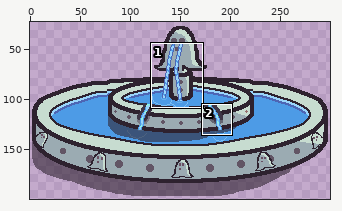
Pixel-art file, stored at Art/fountain.ase. The picture above shows the old version from afar; the outline marks the close-up.
Close-up. The starting point:
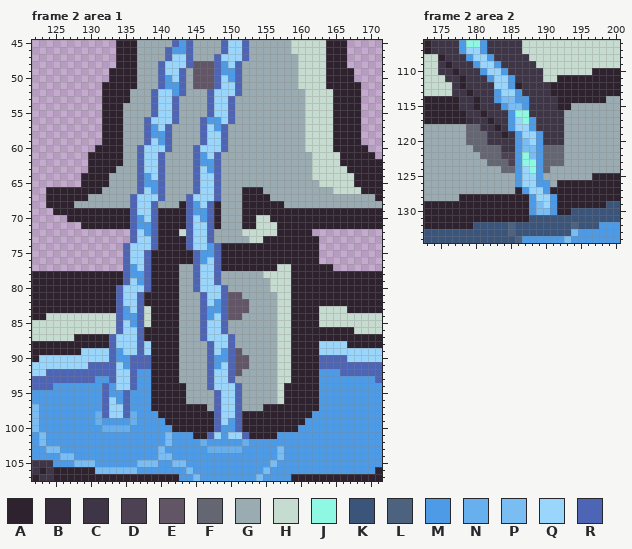
300x200 pixels, 2 frames. Shown: frame 2 area 1: x 122..171, y 45..107; frame 2 area 2: x 173..200, y 106..134. The wide view leaves out empty margins. The commit also changed other frames or places, which this record leaves out.
Visible layers, top first: "TopWater", "TopLayer", "MiddleRipples" opacity 59%, "OverflowTrickles", "OverflowShadow" opacity 59%, "MiddleLayer", "BottomShadow" opacity 59%, "BottomRipples", "BottomLayer", "Shadow" opacity 59%.
Palette (. is transparent): A #2e222f  B #372d3d  C #3e3546  D #4d4253  E #625565  F #646672  G #9babb2  H #c7dcd0  J #8ff8e2  K #3b547a  L #4d627f  M #4d9be6  N #67afed  P #7abdf2  Q #9ad5fb  R #4d65b4
Pixels before, frame 2 area 1 (only the part around the change), first column x 122:
 45 ............AAAGGGGGRMRGGGGRQQRGGGGGGHHHHHAAA.....
 46 ............AAAGGGGRMMRGGGGRQQRGGGGGGHHHHHAAA.....
 47 ............AAAGGGGRQQRGGGRQQQRGGGGGGGHHHHAAA.....
 48 ............AAAGGGRQQQREEERMQRGGGGGGGGHHHHAAA.....
 49 ...........AAAAGGGRQQRGEEERMMRGGGGGGGGHHHHAAAA....
 50 ...........AAAAGGGRMQRGEEERQMRGGGGGGGGHHHHAAAA....
 51 ..........AAAAAGGGRMMRGEEERQQRGGGGGGGGHHHHAAAAA...
 52 ..........AAAAGGGRQQMRGGGRQQQRGGGGGGGGGHHHHAAAA...
 53 ..........AAAAGGGRQQRGGGGRQQRGGGGGGGGGGHHHHAAAA...
 54 ..........AAAGGGGRQQRGGGGRQQRGGGGGGGGGGHHHHAAAA...
 55 ..........AAAGGGGRQQRGGGGRQQRGGGGGGGGGGHHHHAAAA...
 56 ..........AAAGGGRQQQRGGGRMMQRGGGGGGGGGGHHHHAAAA...
 57 ..........AAAGGGRMQRGGGGRQMRGGGGGGGGGGGHHHHAAAA...
 58 ..........AAAGGGRMMRGGGGRQQRGGGGGGGGGGGHHHHAAAA...
 59 ..........AAAGGGRQMRGGGGRQQRGGGGGGGGGGGHHHHAAAA...
 60 .........AAAAGGRQQQRGGGRQQQRGGGGGGGGGGGHHHHAAAAA..
 61 ........AAAAAGGRQQRGGGGRMQRGGGGGGGGGGGGGHHHHAAAAA.
 62 ........AAAAAGGRQQRGGGGRMMRGGGGGGGGGGGGGHHHHAAAAAA
 63 ........AAAAGGGRQQRGGGGRQMRGGGGGGGGGGGGGHHHHHAAAAA
 64 .......AAAAGGGGRMQRGGGGRQQRGGGGGGGGGGGGGHHHHHHAAAA
 65 .......AAAAGGGGRMMRGGGGRQQRGGGGGGGGGGGGGGHHHHHAAAA
 66 ..AAAAAAAAGGGGGRQMRGGGGRQQRGGGAAAGGGGGGGGGGHHHHAAA
 67 ..AAAAAAGGGGGGRQQQRGGGRQQQRGGGAAAAGGGGGGGGGGGGGGGA
 68 ..AAAAGGGGGGGGRQQRGGGARMQRAGGGAAAAAAGGGGGGGGGGGGGG
 69 ...AAAAAAAAAAARQQRAAAARMMRAGGGAAAAAAAAAAAAAAAAAAAA
 70 .....AAAAAAAAARMQRAAAARQMRAGGGAAHHAAAAAAAAAAAAAAAA
 71 .......AAAAAAARMMRAAAARQQRAGGGAAHHHAAAAAAAAAAAAAAA
 72 ..............RQMRAAAHRQQRGGGGHHHHHAAAAA..........
 73 ..............RQQRAAAARQQRGGGGGHHAAAAAAAA.........
 74 .............RQQQRAAAARQQMRAAAAAAAAAAAAAA.........
 75 .............RQQRAAAAAARMMRAAAAAAAAAAAAAA.........
 76 .............RQQRAAAAAARMQRAAAAAAAAAAAAAA.........
 77 .............RMQRAAAAGGRQQRAAAAAAAAHHAAAAAA.......
 78 AAAAAAAAAAAAARMMRAAAAGGRQQRGGGGGGHHHHAAAAAAAAAAAAA
 79 AAAAAAAAAAAAARQMRAAAAGGRQQRGGGGGGGHHHAAAAAAAAAAAAA
 80 AAAAAAAAAAAARQQQRAAAAGGRQQQRGGGGGGHHHAAAAAAAAAAAAA
 81 AAAAAAAAAAAARQQRAAAAAGGGRQQREEGGGGGHHAAAAAAAAAAAAA
 82 AAAAAAAAAAAARQQRAAAAAGGGRQMREEEGGGGHHAAAAAAAAAAAAA
 83 AAAAAAAAAAAARMQRHAAAAGGGRMMREEEGGGGHHAAAAHHHHAAAAA
 84 AAHHHHHHHHHHRMMRHAAAAGGGRMQREEGGGGGHHAAAAHHHHHHHHH
 85 HHHHHHHHHHHHRQMRHAAAAGGGRQQRGGGGGGGHHAAAAHHHHHHHHH
 86 HHHHHHHHHHHHRQQRAAAAAGGGRQQRGGGGGGGHHAAAAAAAAAHHHH
 87 HHHHHHAAAAARQQQRAAAAAGGGRQQQRGGGGGGHHAAAAAAAAAAAAA
 88 AAAAAAAAAAARQQQRQAAAAGGGGRQQRGGGGGGHHAAAAQQQQAAAAA
 89 AAAAAAAQQQQRMQQRQAAAAGGGGRQMREGGGGGHHAAAAQQQQQQQQQ
 90 AQQQQQQQQQQRMMRRRAAAAGGGGRMMREEGGGGHHAAAARRRRQQQQQ
 91 QQQQQQQQRRRRQMRRRAAAAGGGGRMQREEGGGGHHAAAARRRRRRRRR
 92 QQRRRRRRRRRRQQRMMAAAAGGGGRQQREGGGGGHHAAAAMMMRRRRRR
 93 RRRRRRRRRMMRQQRMMAAAAGGGGRQQRGGGGGGHHAAAAMMMMMMMMR
 94 RRRMMMMMMMRMQQRMMAAAAAGGGRQQQRGGGGGHAAAAAMMMMMMMMM
 95 MMMMMMMMMMRMMRMMMAAAAAGGGGRQQRGGGGGHAAAAAMMMMMMMMM
 96 MMMMMMMMMMRQMRMMMAAAAAGGGGRQQRGGGGGHAAAAAMMMMMMMMM
 97 PMMMMMMMMMRQQRMMMAAAAAAAAGRQQRGGGAAAAAAAAMMMMMMMMM
 98 PMMMMMMMMNRQQRNMMMAAAAAAAARQQRAAAAAAAAAAMMMMMMMMMM
 99 PMMMMMMMMNMMMMNMMMMAAAAAAARQMRAAAAAAAAAMMMMMMMMMMM
100 PMMMMMMMMMNNNNMMMMMMAAAAAARMMRAAAAAAAAMMMMMMMMMMMM
101 MPMMMMMMMMMMMMMMMMMPMMMAARQMQQRAAAAMMMMMMMMMMMMMMM
102 MPMMMMMMMMMMMMMMMMMPMMMMNMMMMMNMMMMMMMMMMMMMMMMMMM
103 MMPPMMMMMMMMMMMMMMPMMMMMMNNNNNMMMMMPMMMMMMMMMMMMMM
104 MMMMPPMMMMMMMMMMMMPPMMMMMMMMMMMMMMMPMMMMMMMMMMMMMM
105 CCCMMMPPPMMMMMMPPPMMPPMMMMMMMMMMMMPMMMMMMMMMMMMMMM
106 CACAAAAAAPPPPPPMMMMMMMPMMMMMMMMMMPMMMMMMMMMMMMMMMA
107 ACCAAAAAAAAAAAAAAAAAAMMPMMMMMMMMPMMMMAAAAAAAAAAAAA
Pixels before, frame 2 area 2, first column x 173:
106 ACCCCMJJMCCCCCHHHHHHHHHHHHHH
107 ACCCCMQQMCCCCCHHHHHHHHHHHHHH
108 HHACCCMQQMCCCCCHHHHHHHHHHHHH
109 HHCACCCMQQMCCCCCHHHHHHHHHHHH
110 HHCCACCCMQQMCCCCCHHHHHHHAAAA
111 HHHCCACCCMQQMCCCCHHAAAAAAAAA
112 HHHHCACCCCQQMACCCCAAAAAAAAAA
113 HHHHCCACCCMQQMCCCCAAAAAAAAAA
114 AAAAACCACCMPPMMCCCCAAAAAAAGG
115 AAAAACCACCCMPPMCCCCAAGGGGGGG
116 AAAAAACCACCCMJJCCCCCGGGGGGGG
117 AAAAAABCCACCMQJMCCCCGGGGGGGG
118 GGGGGGFFCCACMQQMCCCCGGGGGGGG
119 GGGGGGFFFCCACMQQMCCCGGGGGGGG
120 GGGGGGFFFCCCCMPQMCCCGGGGGGGG
121 GGGGGGGFFFFCCMPPMFFFGGGGGGGG
122 GGGGGGGGFFFDDMJPMFFFGGGGGGGG
123 GGGGGGGGGFFFDMJJMFFFGGGGGGGG
124 GGGGGGGGGGGFFMQJMFGGGGGGGGGG
125 GGGGGGGGGGGGGMQQMGGGGGGGAAAA
126 GGGGGGGGGGGGGMQQMMGAAAAAAAAA
127 GGGGGGGGGGGGGAMQQMAAAAAAAAAA
128 GGGGGAAAAAAAAAAMQQMAAAAAAAAA
129 AAAAAAAAAAAAAAAMPQMAAAAAAAKK
130 AAAAAAAAAAAAAAAMPPMAAKKKKKKK
131 AAAAAAAAAAAAAAAKKKKKKKKKKKKK
132 AAAAAAAKKKKKLKKKKKKKKLKKKMMM
133 KKKKKKKKKKKKLKKKKKKKKPMMMMMM
134 KKKKKKKKKKKKKLMMMMMMPMMMMMMM
After the commit:
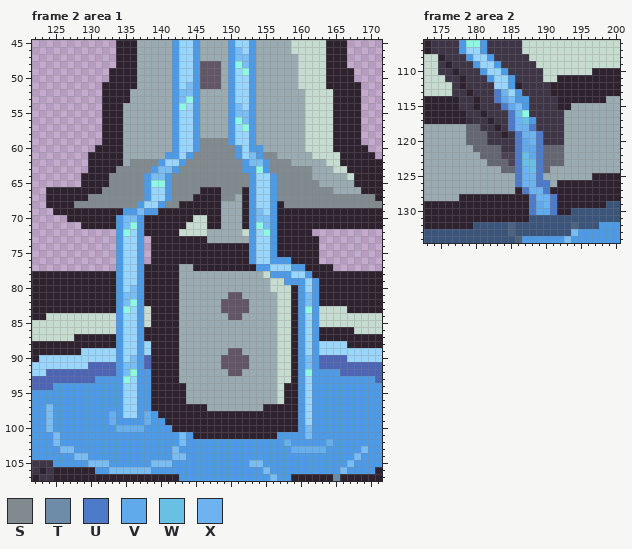
Colours new in this view: S #808a8f  T #6e8ba7  U #4d7bc9  V #60a9eb  W #68c1e4  X #6db3ef
Difference:
layer "MiddleShadow" now shown
Changed rows in their new state; - is an unchanged pixel.
Frame 2 area 1, layers "TopWater", "TopLayer", "MiddleRipples":
first column x 122:
 45 --------------------MQQM---GM-QM------------------
 46 -------------------G-QQM---GMPQM------------------
 47 -------------------GM-QM--GGMPPM------------------
 48 ------------------GGM-QM--EGMJPM------------------
 49 ------------------GGMQQM--EG-QJM------------------
 50 ------------------GGMQQM--EG-QQM------------------
 51 ------------------GG-QPM--EGMQQM------------------
 52 -----------------GGG-PPM-GGGMQQM------------------
 53 -----------------GGGMPJM-GGGMQQM------------------
 54 -----------------GGGMJQM-GGGMPQM------------------
 55 -----------------GGGMQQM-GGGMPPM------------------
 56 ----------------GGGGMQQMGGGGMJPM------------------
 57 ----------------GGGGMQQMGGGGMQJM------------------
 58 ----------------GGGGMQQMGGGGMQQM------------------
 59 ----------------GGGGMQQMSSSSMQQM------------------
 60 ---------------GGGGGMQQMSSSSSMQMM-----------------
 61 ---------------GGGGMMQMSSSSSSMQPMSS---------------
 62 --------------SSSSMQQMSSSSSSSSMPPMSSS---GG--------
 63 ------------SSSSSMPPMSSSSSSSSSMMJMSSSSSSGGG-------
 64 -----------SSSSS-PPMSSSSSSSSSSSMQQMSSSSSGGGGG-----
 65 -----------SSSSS-JJMSSSSSSSSSSSMQQMSSSSSSGGGGG----
 66 ----------SSSSSSMQQMSSSSAAASSS-MQQMSSSSSSSSGGGG---
 67 --------SSSSSSSSM-QMSSSAAAASS--MQQMSSSSSSSSSSSSSS-
 68 ------SSSSSSSSSM-QMSS-AAAA-----MQQM-SSSSSSSSSSSSSS
 69 -------------MMPMM----AAAA-----MPQM---------------
 70 ------------MPP-AA----AHHA-----MPPM---------------
 71 ------------MPJ-AA----HHHA-----MJPM---------------
 72 ------------MJQMAA----HHHG-----MQJM---------------
 73 ------------MQQM.A----AAAG-----MQQM---------------
 74 ------------MQ-M.A----AAAAA----MQQM---------------
 75 ------------MQ-M.------AAAA----MQQM---------------
 76 ------------MQ-M.------AAAA----MQQMMM-------------
 77 ------------MQQMA------AAAA-----MMQQQMM-----------
 78 ------------MQQ-A------GGGG-------MMMQQM----------
 79 ------------MQ--A------GGGG---------MMMQM---------
 80 ------------M-PMA------GGGGG----------MQM---------
 81 ------------MPPM--------GGGG----------MPM---------
 82 ------------MPJM--------GGGE----------MPM---------
 83 ------------MJ-M--------GGGE----------MJM---------
 84 ------------MQQM--------GGGG----------MQM---------
 85 ------------M-QM--------GGGG----------MQM---------
 86 ------------M--M--------GGGG----------MQM---------
 87 -----------AM--M--------GGGGG---------MQM---------
 88 -----------AM--M---------GGGG---------MQM---------
 89 -----------Q---M---------GGGE---------MQM---------
 90 -----------Q-QPM---------GGEE---------MPM---------
 91 ------------MPPM---------GGEE---------MPM---------
 92 ------------MPJ----------GGGE---------MJM---------
 93 -----------MMJQ----------GGGG---------MQM---------
 94 ----------M-M-Q----------GGGGG--------MQM---------
 95 ----------M--QQ-----------GGGG--------MQM---------
 96 ----------MM-QQ-----------GGGG--------MQM---------
 97 M-P-------MMMQQ-----------GGGG--------MQM---------
 98 M-P------MMNMQQ-N---------AAAA--------MQ----------
 99 M-P------M-N--M-N---------AAAA--------MQ----------
100 M-P-------MM--NN----------AAAA---------P----------
101 -M-P---------------M-P---AAAAAA--------P----------
102 -M-P---------------M-P--M-----M-----N-----N-------
103 --MMPP------------M-P----MMMMM-----M-NNNNN-----P--
104 ----MMPP----------MMPP-------------M----------P---
105 ------MM-PP----MM-PPMM---------PP-M----------P----
106 ---------MM----PP-----M---------------------P-----
107 -----------------------M--------M-P--------T------
Frame 2 area 2, layer "MiddleShadow":
first column x 183:
113 UX-------
114 UV-------
115 -UV------
116 --UW-----
117 --UXW----
118 --UXXU---
119 ---UXXU--
120 ---UVXU--
121 ---UVVU--
122 ---UWVU--
123 ---UWWU--
124 ---UXWU--
125 ---UXXU--
126 ---UXXUU-
127 ----UXXU-
128 -----UXXU
129 -----UVXU
130 -----UVVU
Where, in picture pixels (left, top, right, bottom), the same in both close-ups:
changed: (32, 40, 382, 481)
changed: (494, 89, 557, 215)
